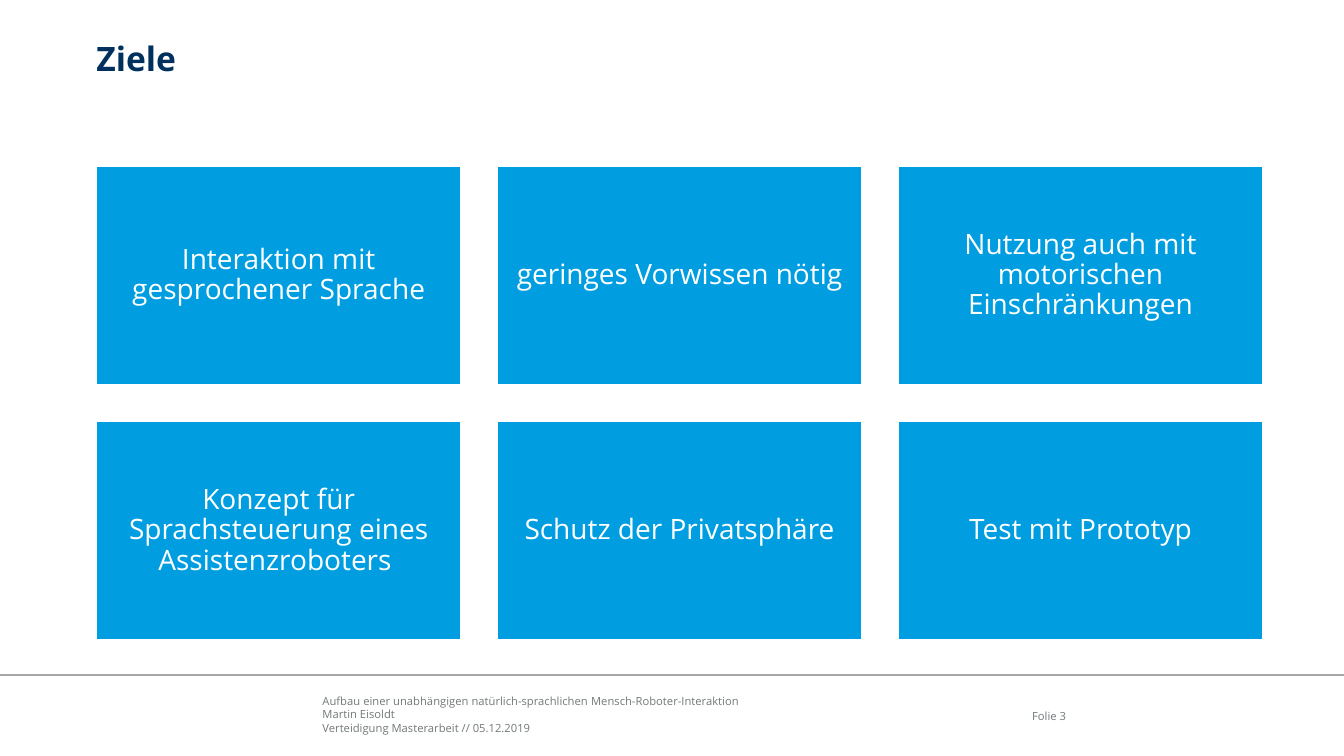
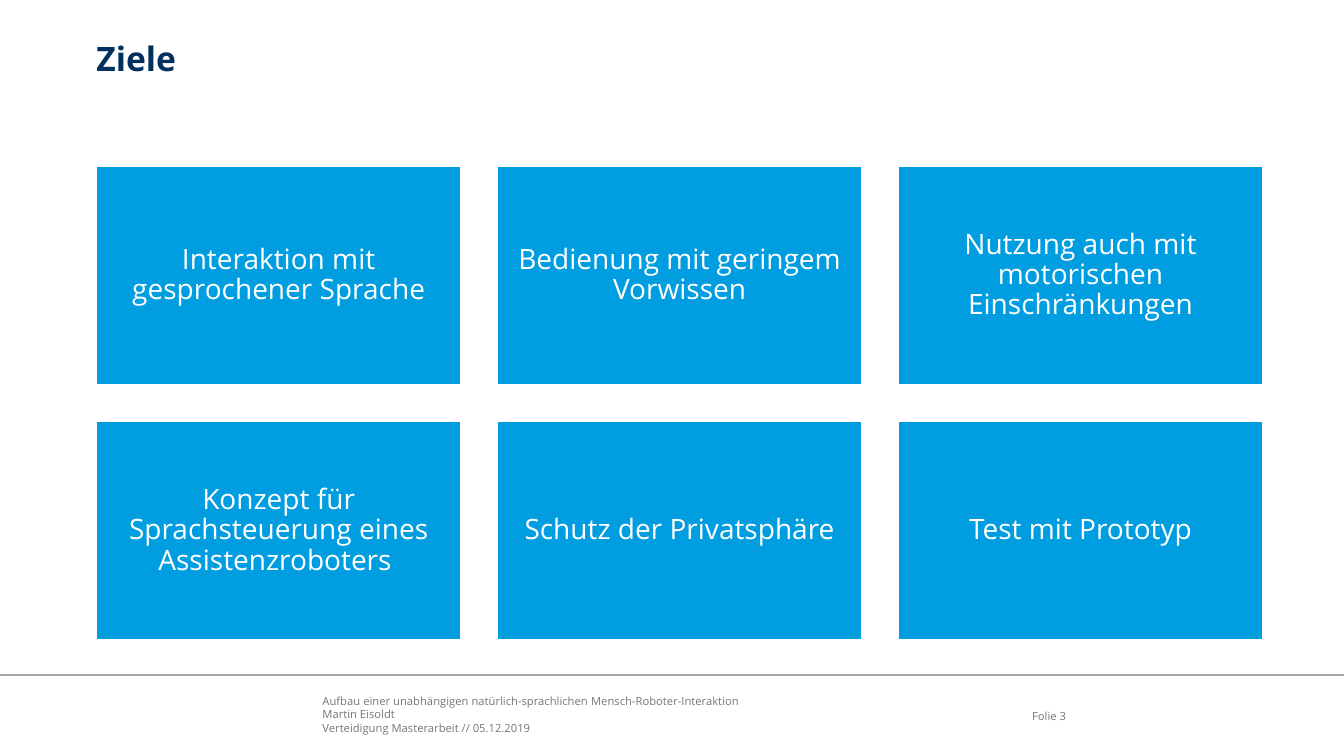
Before and after one commit to edegeyer/masterarbeit, a slide deck: slide 3 of verteidigung/verteidigung.pptx. Drawn at 1344x756 pixels with LibreOffice and Linux fonts; fonts in the diff are those of the drawing; background and template pictures are left out. Boxes give left, top, right and bottom in pixels: in the first picture for what was removed or moved away, otherwise in the second. Text is boxed around its words. In the diff, an @@ line names an element or a change of style, - is before the commit and + after.

```diff
--- a/verteidigung/verteidigung.pptx
+++ b/verteidigung/verteidigung.pptx
@@ text at (x1=518, y1=247, x2=841, y2=300): text changed @@
-geringes Vorwissen nötig
+Bedienung mit geringem Vorwissen
```
Also in this commit, not shown: 3 other slides changed, 3 slides added, 1 slide removed, 1 other file.
